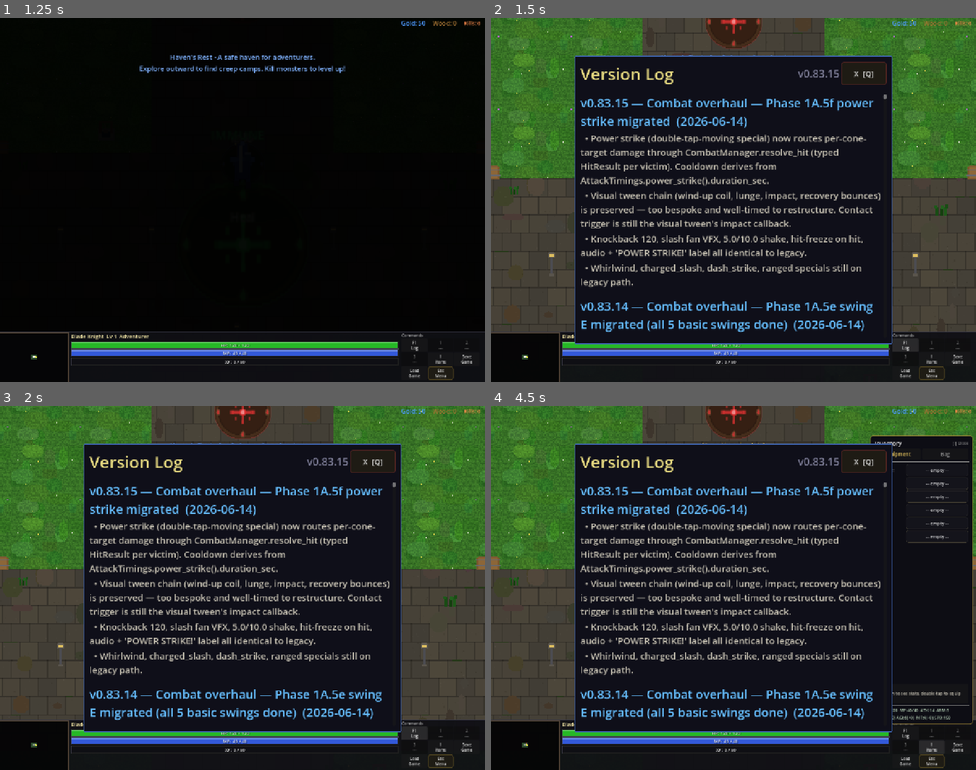
Above: before the commit, frames 1-4 (two rows, left to right).
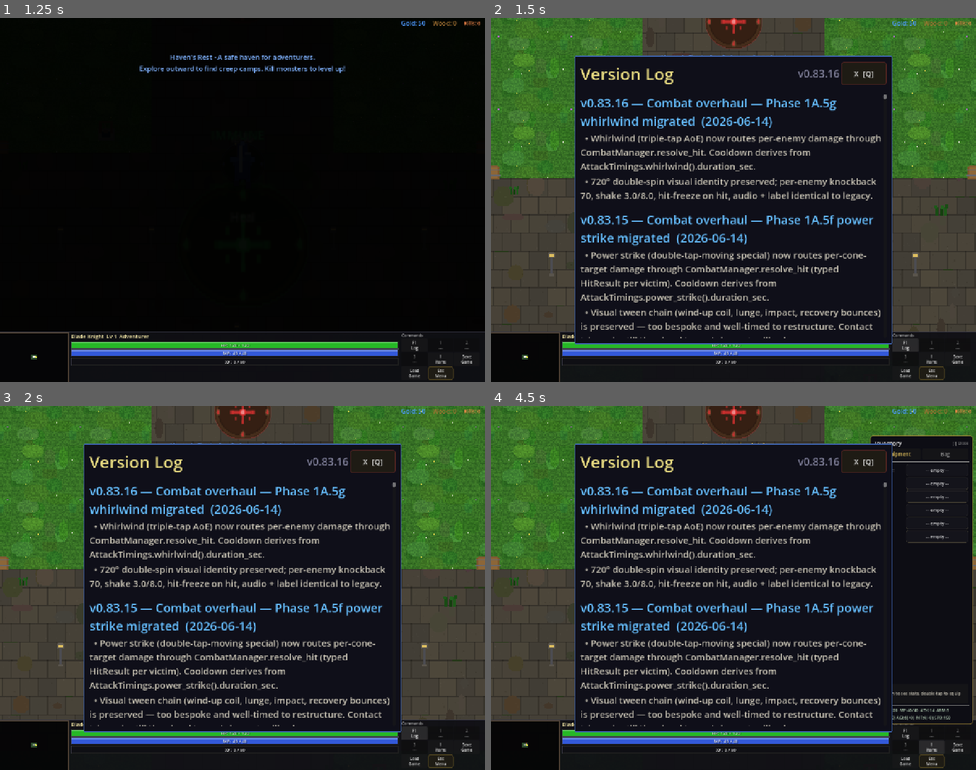
Above: after the commit, the same moments.

Repository: slxny/legends-open-rpg
Game: Godot game, scene res://scenes/main.tscn
Two runs of this game, one before a commit and one after it. Both use one fixed random seed, a clock stepped at 60 frames per second and the inputs below.
Inputs (mouse positions are in pixels of both pictures, inside the frame that each line leads up to):
- Up to frame 1 (1.25 s): tap Enter at 0.5 s; move the mouse to (218, 272) at 0.52 s; hold W (move_up) from 0.53 s (still down); hold Space (attack) from 0.53 s (still down); click (218, 272) at 0.67 s
- Up to frame 2 (1.5 s): release W (move_up) at 1.25 s; release Space (attack) at 1.25 s; click "F1 Log" at 1.25 s
- Up to frame 3 (2 s): no input
- Up to frame 4 (4.5 s): click "1 ---" at 2 s; click "2 ---" at 2.75 s; click "3 ---" at 3.5 s; click "I Items" at 4.25 s

Frame 1 is identical in both runs. In frame 2, 11% of the frame differs, in the area x 18-81%, y 14-88%; in frame 3, 11%; in frame 4, 11%.

Commit message:
v0.83.16: Combat overhaul — Phase 1A.5g whirlwind migrated
Per-enemy damage routes through CombatManager.resolve_hit. Cooldown
derives from AttackTimings.whirlwind().duration_sec.

Knockback 70 per enemy, shake 3/8, hit-freeze on hit, audio + label
identical to legacy.

Headless: smoke 51/51 PASS, parse clean.

Co-Authored-By: Claude Opus 4.7 (1M context) <noreply@anthropic.com>

Diff:
--- a/scenes/player/player.gd
+++ b/scenes/player/player.gd
@@ -1482,8 +1482,11 @@
 
 func _execute_whirlwind(attack_dir: Vector2) -> void:
 	# Triple-tap: AoE attack hitting ALL enemies in range, 720° double spin
+	# Phase 1A.5g: damage routes through resolve_hit; cooldown derived from
+	# AttackTimings.whirlwind().duration_sec.
 	_is_attack_animating = true
-	_attack_cooldown = 1.0 / stats.attack_speed  # Longer cooldown for AoE
+	var ww_timing = AttackTimingsCls.whirlwind()
+	_attack_cooldown = ww_timing.duration_sec / max(0.1, stats.attack_speed)
 	var dir = attack_dir
 	var base_pos = sprite.position
 	var dmg_mult := 1.2
@@ -1520,11 +1523,17 @@
 		var hit_count := 0
 		for enemy in _enemies_in_range:
 			if is_instance_valid(enemy) and not enemy.get("_is_dead") and enemy.has_method("take_damage"):
-				var result = CombatManager.calculate_damage(stats.get_stats_dict(), enemy.get_stats_dict(), dmg_mult)
-				enemy.take_damage(result["damage"], result["is_crit"])
-				var kb_dir = (enemy.global_position - global_position).normalized()
-				enemy.apply_knockback(kb_dir, 70.0)
-				_spawn_impact_vfx(enemy.global_position, result["is_crit"])
+				var event = HitEventCls.new()
+				event.attacker = self
+				event.victim = enemy
+				event.direction = (enemy.global_position - global_position).normalized()
+				event.attack_id = &"whirlwind"
+				event.ability_multiplier = dmg_mult
+				var _result = CombatManager.resolve_hit(event, stats.get_stats_dict(), enemy.get_stats_dict(), true)
+				if is_instance_valid(enemy):
+					var kb_dir = (enemy.global_position - global_position).normalized()
+					enemy.apply_knockback(kb_dir, 70.0)
+					_spawn_impact_vfx(enemy.global_position, _result.was_crit)
 				hit_count += 1
 		if hit_count > 0:
 			_do_screen_shake(8.0)
--- a/scenes/ui/changelog_dialog.gd
+++ b/scenes/ui/changelog_dialog.gd
@@ -9,9 +9,18 @@
 var _is_visible: bool = false
 var _is_mobile: bool = false
 
-const GAME_VERSION := "v0.83.15"
+const GAME_VERSION := "v0.83.16"
 
 const CHANGELOG: Array[Dictionary] = [
+	{
+		"version": "v0.83.16",
+		"title": "Combat overhaul — Phase 1A.5g whirlwind migrated",
+		"date": "2026-06-14",
+		"entries": [
+			"Whirlwind (triple-tap AoE) now routes per-enemy damage through CombatManager.resolve_hit. Cooldown derives from AttackTimings.whirlwind().duration_sec.",
+			"720° double-spin visual identity preserved; per-enemy knockback 70, shake 3.0/8.0, hit-freeze on hit, audio + label identical to legacy.",
+		]
+	},
 	{
 		"version": "v0.83.15",
 		"title": "Combat overhaul — Phase 1A.5f power strike migrated",
